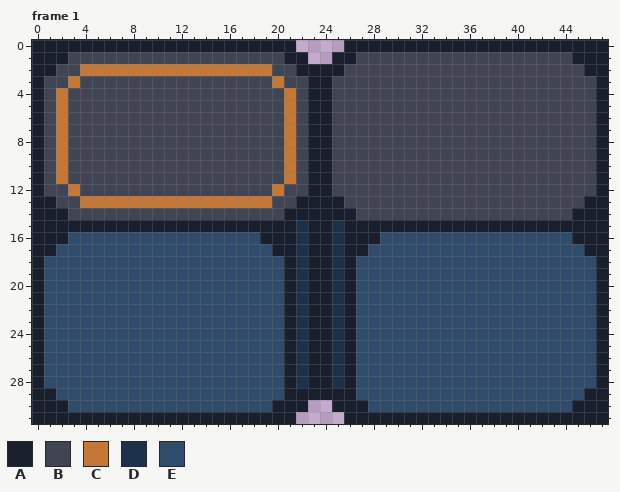
Edited in one commit: pixel-art file (Projetasso/Code Wars 2 - The Offline Server/new_sprites._/em_construçao/ambinte/porta_frente.aseprite). The first picture shows the starting point.
48x32 pixels, 1 frame. Shown: frame 1. The commit also changed other frames, which this record leaves out.
Palette (. is transparent): A #1a1f2e  B #414453  C #c57835  D #1e314b  E #2f4c6c
Pixels before, frame 1, first column x 0:
 0 AAAAAAAAAAAAAAAAAAAAAA....AAAAAAAAAAAAAAAAAAAAAA
 1 AAABBBBBBBBBBBBBBBBBBAA..AABBBBBBBBBBBBBBBBBBAAA
 2 AABBCCCCCCCCCCCCCCCCBBAAAABBBBBBBBBBBBBBBBBBBBAA
 3 ABBCBBBBBBBBBBBBBBBBCBBAABBBBBBBBBBBBBBBBBBBBBBA
 4 ABCBBBBBBBBBBBBBBBBBBCBAABBBBBBBBBBBBBBBBBBBBBBA
 5 ABCBBBBBBBBBBBBBBBBBBCBAABBBBBBBBBBBBBBBBBBBBBBA
 6 ABCBBBBBBBBBBBBBBBBBBCBAABBBBBBBBBBBBBBBBBBBBBBA
 7 ABCBBBBBBBBBBBBBBBBBBCBAABBBBBBBBBBBBBBBBBBBBBBA
 8 ABCBBBBBBBBBBBBBBBBBBCBAABBBBBBBBBBBBBBBBBBBBBBA
 9 ABCBBBBBBBBBBBBBBBBBBCBAABBBBBBBBBBBBBBBBBBBBBBA
10 ABCBBBBBBBBBBBBBBBBBBCBAABBBBBBBBBBBBBBBBBBBBBBA
11 ABCBBBBBBBBBBBBBBBBBBCBAABBBBBBBBBBBBBBBBBBBBBBA
12 ABBCBBBBBBBBBBBBBBBBCBBAABBBBBBBBBBBBBBBBBBBBBBA
13 AABBCCCCCCCCCCCCCCCCBBAAAABBBBBBBBBBBBBBBBBBBBAA
14 AAABBBBBBBBBBBBBBBBBBAAAAAABBBBBBBBBBBBBBBBBBAAA
15 AAAAAAAAAAAAAAAAAAAAAADAADAAAAAAAAAAAAAAAAAAAAAA
16 AAAEEEEEEEEEEEEEEEEAAADAADAAAEEEEEEEEEEEEEEEEAAA
17 AAEEEEEEEEEEEEEEEEEEAADAADAAEEEEEEEEEEEEEEEEEEAA
18 AEEEEEEEEEEEEEEEEEEEEADAADAEEEEEEEEEEEEEEEEEEEEA
19 AEEEEEEEEEEEEEEEEEEEEADAADAEEEEEEEEEEEEEEEEEEEEA
20 AEEEEEEEEEEEEEEEEEEEEADAADAEEEEEEEEEEEEEEEEEEEEA
21 AEEEEEEEEEEEEEEEEEEEEADAADAEEEEEEEEEEEEEEEEEEEEA
22 AEEEEEEEEEEEEEEEEEEEEADAADAEEEEEEEEEEEEEEEEEEEEA
23 AEEEEEEEEEEEEEEEEEEEEADAADAEEEEEEEEEEEEEEEEEEEEA
24 AEEEEEEEEEEEEEEEEEEEEADAADAEEEEEEEEEEEEEEEEEEEEA
25 AEEEEEEEEEEEEEEEEEEEEADAADAEEEEEEEEEEEEEEEEEEEEA
26 AEEEEEEEEEEEEEEEEEEEEADAADAEEEEEEEEEEEEEEEEEEEEA
27 AEEEEEEEEEEEEEEEEEEEEADAADAEEEEEEEEEEEEEEEEEEEEA
28 AEEEEEEEEEEEEEEEEEEEEADAADAEEEEEEEEEEEEEEEEEEEEA
29 AAEEEEEEEEEEEEEEEEEEEAAAAAAEEEEEEEEEEEEEEEEEEEAA
30 AAAEEEEEEEEEEEEEEEEEAAA..AAAEEEEEEEEEEEEEEEEEAAA
31 AAAAAAAAAAAAAAAAAAAAAA....AAAAAAAAAAAAAAAAAAAAAA
After the commit:
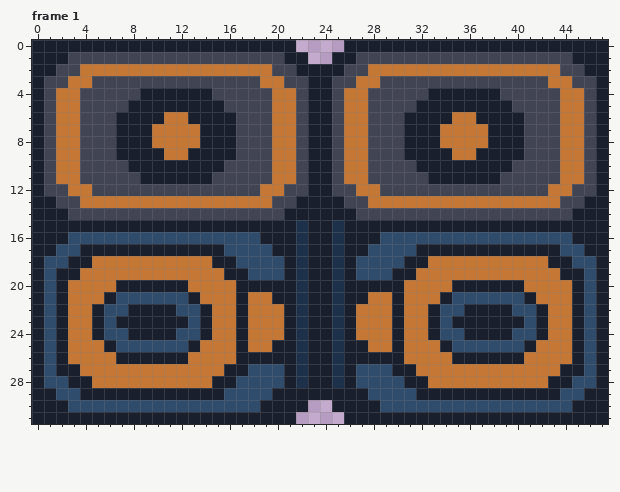
The edit:
Frame 1:
Colour A replaces colour B in row 4 at x 9 to 14 and 33 to 38; in row 5 at x 8 to 15 and 32 to 39; in row 6 at x 7 to 10, 13 to 16, 31 to 34 and 37 to 40; in rows 7 to 8 at x 7 to 9, 14 to 16, 31 to 33 and 38 to 40; in row 9 at x 7 to 10, 13 to 16, 31 to 34 and 37 to 40; in row 10 at x 8 to 15 and 32 to 39.
Colour A replaces colour B in row 11 at x 9 to 14 and 33 to 38.
Colour A replaces colour E in row 17 at x 4 to 15 and 32 to 43; in row 18 at x 3 to 4, 15 to 16, 31 to 32 and 43 to 44; in row 19 at x 2 to 3, 16 to 17, 30 to 31 and 44 to 45; in row 20 at x 2, 7 to 12, 17 to 20, 27 to 30, 35 to 40 and 45; in row 21 at x 2, 6, 13, 17, 20, 27, 30, 34, 41 and 45; in row 22 at x 2, 5, 8 to 11, 14, 17, 30, 33, 36 to 39, 42 and 45.
Colour A replaces colour E in row 23 at x 2, 5, 7 to 12, 14, 17, 30, 33, 35 to 40, 42 and 45; in row 24 at x 2, 5, 8 to 11, 14, 17, 30, 33, 36 to 39, 42 and 45; in row 25 at x 2, 6, 13, 17, 20, 27, 30, 34, 41 and 45; in row 26 at x 2, 7 to 12, 17 to 20, 27 to 30, 35 to 40 and 45; in row 27 at x 2 to 3, 16 to 17, 30 to 31 and 44 to 45; in row 28 at x 3 to 4, 15 to 16, 31 to 32 and 43 to 44.
Colour A replaces colour E in row 29 at x 4 to 15, 20, 27 and 32 to 43; in row 30 at x 19 and 28.
Colour C replaces colour B in row 2 at x 28 to 43; in row 3 at x 4, 19, 27 to 28 and 43 to 44; in rows 4 to 5 at x 3, 20, 26 to 27 and 44 to 45; in row 6 at x 3, 11 to 12, 20, 26 to 27, 35 to 36 and 44 to 45; in rows 7 to 8 at x 3, 10 to 13, 20, 26 to 27, 34 to 37 and 44 to 45; in row 9 at x 3, 11 to 12, 20, 26 to 27, 35 to 36 and 44 to 45.
Colour C replaces colour B in rows 10 to 11 at x 3, 20, 26 to 27 and 44 to 45; in row 12 at x 4, 19, 27 to 28 and 43 to 44; in row 13 at x 28 to 43.
Colour C replaces colour E in row 18 at x 5 to 14 and 33 to 42; in row 19 at x 4 to 15 and 32 to 43; in row 20 at x 3 to 6, 13 to 16, 31 to 34 and 41 to 44; in row 21 at x 3 to 5, 14 to 16, 18 to 19, 28 to 29, 31 to 33 and 42 to 44; in rows 22 to 24 at x 3 to 4, 15 to 16, 18 to 20, 27 to 29, 31 to 32 and 43 to 44; in row 25 at x 3 to 5, 14 to 16, 18 to 19, 28 to 29, 31 to 33 and 42 to 44.
Colour C replaces colour E in row 26 at x 3 to 6, 13 to 16, 31 to 34 and 41 to 44; in row 27 at x 4 to 15 and 32 to 43; in row 28 at x 5 to 14 and 33 to 42.
